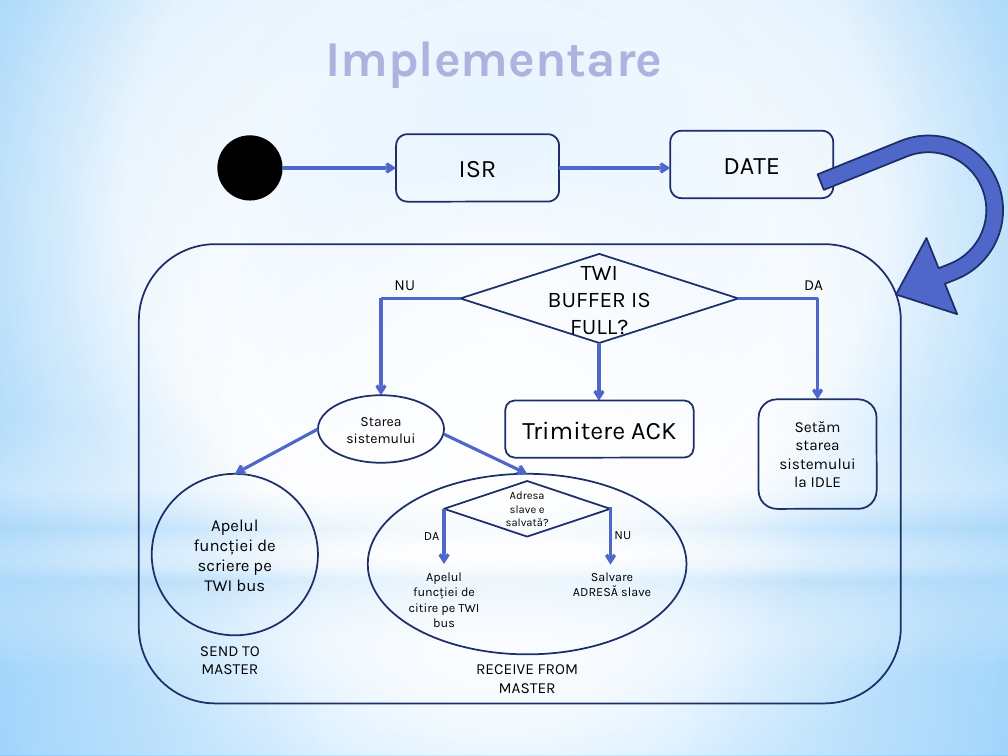
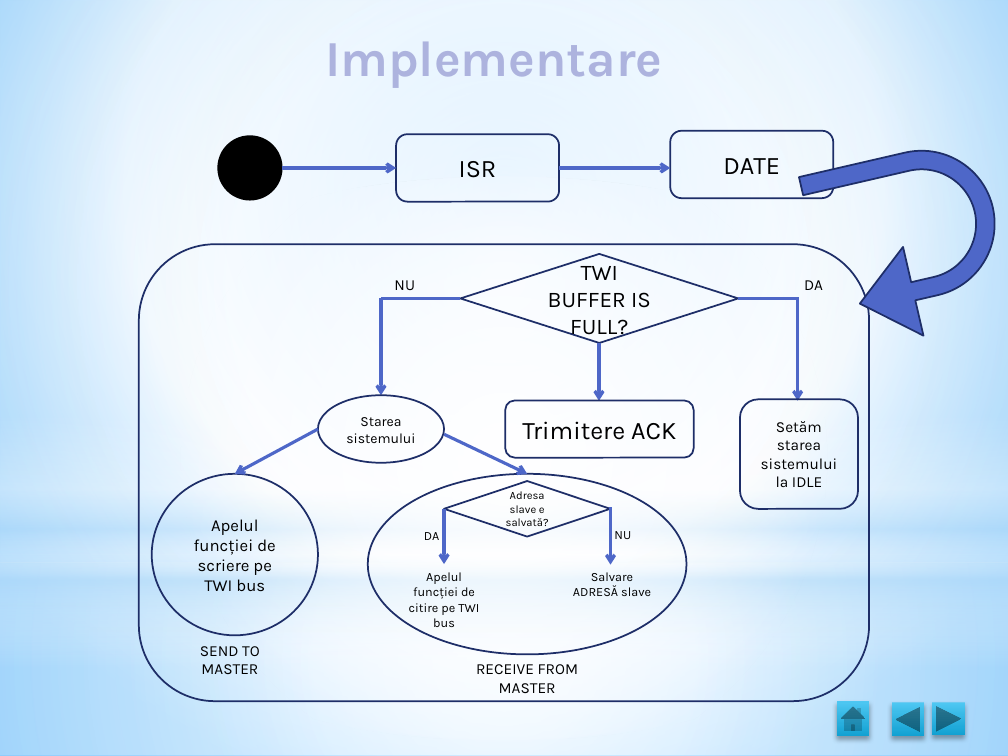
Before and after one commit to MihaiBadescu/Licenta, a slide deck: slide 8 of Licenta.pptx (slide 9 before the commit). Drawn at 1008x756 pixels with LibreOffice and Linux fonts; fonts in the diff are those of the drawing. Boxes give left, top, right and bottom in pixels: in the first picture for what was removed or moved away, otherwise in the second. Text is boxed around its words. In the diff, an @@ line names an element or a change of style, - is before the commit and + after.

```diff
--- a/Licenta.pptx
+++ b/Licenta.pptx
@@ uturn arrow at (798,136,1008,355): rotation 68 to 77 degrees @@
@@ rounded rectangle: place and size @@
-rounded rectangle at (139,244,901,704)
+rounded rectangle at (139,244,869,701)
@@ line moved from (817, 298) - (738, 298) to (799, 298) - (738, 298) @@
@@ arrow moved from (817, 298) - (817, 399) to (797, 298) - (797, 401) @@
@@ rounded rectangle "Setăm starea sistemului la IDLE": place and size @@
-rounded rectangle "Setăm starea sistemului la IDLE" at (759,399,877,509)
+rounded rectangle "Setăm starea sistemului la IDLE" at (740,399,858,509)
@@ action button home added at (837,702,869,737), fill gradient #4EC7F2 to #11A1D4 @@
@@ action button back previous added at (892,703,925,737), fill gradient #4EC7F2 to #11A1D4 @@
@@ action button forward next added at (932,703,966,736), fill gradient #4EC7F2 to #11A1D4 @@
```
Also in this commit, not shown: 9 other slides changed, 2 slides added, 2 slides removed.
